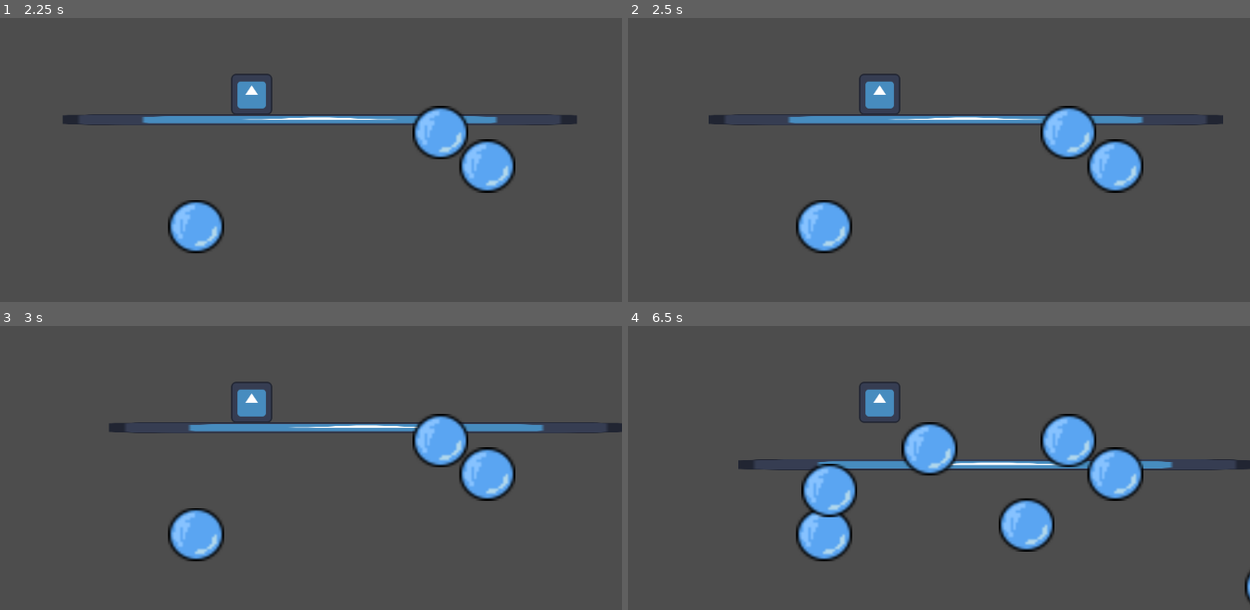
Above: before the commit, frames 1-4 (two rows, left to right).
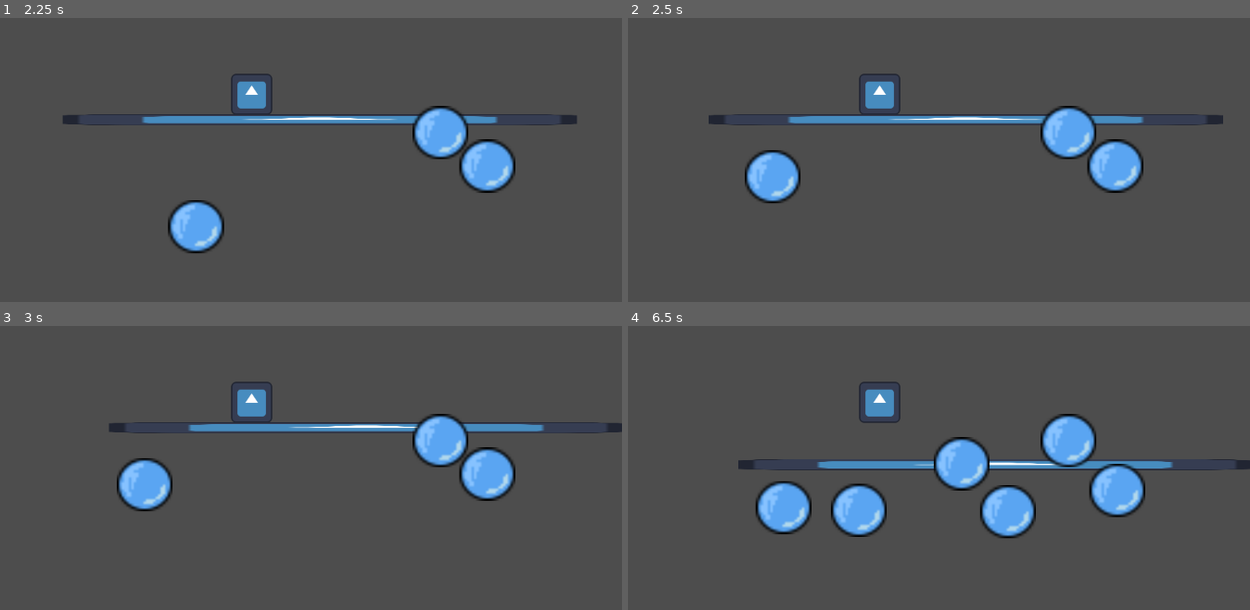
Above: after the commit, the same moments.

Repository: DangerousDaniel/Bubble-Drop-Godot-4
Game: Godot game, scene res://Playgrounds/playground_kyle.tscn
The game is run twice, just before and just after one commit, with the same random seed, the same clock (stepped at 60 frames per second) and the same inputs. The engine's default icon, where the game draws it, is replaced by a stand-in: a white triangle on a blue panel in a dark square.
Inputs (mouse positions are in pixels of both pictures, inside the frame that each line leads up to):
- Up to frame 1 (2.25 s): move the mouse to (416, 74) at 0.52 s; hold D (MoveRight) 0.53-2.03 s; click (416, 74) at 0.6 s; tap Space (Jump) at 0.77, 1.52 s; move the mouse to (105, 114) at 1.27 s; click (105, 114) at 1.35 s; move the mouse to (outside the picture) at 2.02 s; hold A (MoveLeft) from 2.03 s (still down); click (outside the picture) at 2.1 s
- Up to frame 2 (2.5 s): keep holding A (MoveLeft)
- Up to frame 3 (3 s): move the mouse to (217, 485) at 2.77 s; release A (MoveLeft) at 2.78 s; hold D (MoveRight) from 2.78 s (still down); click (217, 485) at 2.85 s
- Up to frame 4 (6.5 s): tap Space (Jump) at 3.02, 3.77, 4.52, 6.02 s; move the mouse to (1100, 465) at 3.52 s; click (1100, 465) at 3.6 s; move the mouse to (659, 340) at 4.27 s; release D (MoveRight) at 4.28 s; hold A (MoveLeft) 4.28-5.03 s; click (659, 340) at 4.35 s; move the mouse to (914, 402) at 5.02 s; hold D (MoveRight) 5.03-5.78 s; click (914, 402) at 5.1 s; move the mouse to (outside the picture) at 5.77 s; hold A (MoveLeft) from 5.78 s (still down); click (outside the picture) at 5.85 s

Frame 1 is identical in both runs. In frame 2, 2.8% of the frame differs, in the area x 18-37%, y 46-83%; in frame 3, 2.8%; in frame 4, 10%, in the area x 20-100%, y 33-98%.

Commit message:
bubble explosions' script (unfinished)

Diff:
--- /dev/null
+++ b/bubble-drop-godot-4/BubblePlatform(Wip)/bubble_explosion.gd
@@ -0,0 +1,13 @@
+extends AnimatableBody2D
+@onready var RightSideBubble = $Area2DRightSideBubble
+@onready var LeftSideBubble = $Area2DLeftSideBubble
+# Called when the node enters the scene tree for the first time.
+
+var thrust = Vector2(0, -250)
+
+func _integrate_forces(state):
+	#Replace with collision detection with player
+	if Input.is_action_pressed("ui_up"):
+		#set direction to a range -30 to 0 for left, 0 to 30 for right.
+		var rotation_direction = 0
+		state.apply_force(thrust.rotated(rotation))
--- a/bubble-drop-godot-4/BubblePlatform(Wip)/bubble_platform.gd
+++ /dev/null
@@ -1,11 +0,0 @@
-extends AnimatableBody2D
-
-
-# Called when the node enters the scene tree for the first time.
-func _ready() -> void:
-	pass # Replace with function body.
-
-
-# Called every frame. 'delta' is the elapsed time since the previous frame.
-func _process(delta: float) -> void:
-	pass
--- a/bubble-drop-godot-4/BubblePlatform(Wip)/bubble_platform.tscn
+++ b/bubble-drop-godot-4/BubblePlatform(Wip)/bubble_platform.tscn
@@ -1,11 +1,12 @@
 [gd_scene load_steps=5 format=3 uid="uid://xxlnmbq73u1f"]
 
-[ext_resource type="Script" path="res://BubblePlatform(Wip)/bubble_platform.gd" id="1_65c4m"]
+[ext_resource type="Script" path="res://BubblePlatform(Wip)/bubble_explosion.gd" id="1_65c4m"]
 [ext_resource type="Texture2D" uid="uid://uqi4gl8b1sqt" path="res://32x32_character_0000_bubble.png" id="2_yynbq"]
 
 [sub_resource type="RectangleShape2D" id="RectangleShape2D_3itay"]
 
-[sub_resource type="RectangleShape2D" id="RectangleShape2D_5fkm5"]
+[sub_resource type="RectangleShape2D" id="RectangleShape2D_rqjii"]
+size = Vector2(86.5, 166)
 
 [node name="BubblePlatform" type="AnimatableBody2D"]
 position = Vector2(0, 200)
@@ -20,9 +21,17 @@
 scale = Vector2(7.55803, 7.56559)
 texture = ExtResource("2_yynbq")
 
-[node name="ShapeCast2D" type="ShapeCast2D" parent="."]
-position = Vector2(100, -122)
-shape = SubResource("RectangleShape2D_5fkm5")
-target_position = Vector2(316, 131)
-collide_with_areas = true
-collide_with_bodies = false
+[node name="Area2DRightSideBubble" type="Area2D" parent="."]
+visible = false
+
+[node name="RightSideBubbleCollider" type="CollisionShape2D" parent="Area2DRightSideBubble"]
+position = Vector2(45, 0)
+shape = SubResource("RectangleShape2D_rqjii")
+debug_color = Color(0.8, 0.188235, 0.909804, 1)
+
+[node name="Area2DLeftSideBubble" type="Area2D" parent="."]
+
+[node name="LeftSideCollider" type="CollisionShape2D" parent="Area2DLeftSideBubble"]
+position = Vector2(-45, 0)
+shape = SubResource("RectangleShape2D_rqjii")
+debug_color = Color(1.92523e-07, 0.601195, 0.68797, 1)
